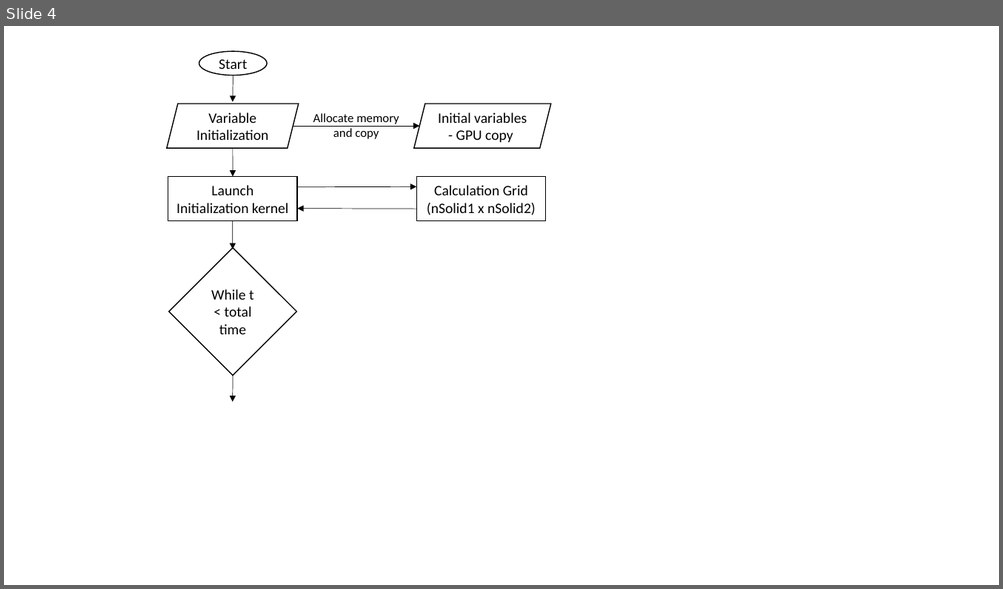
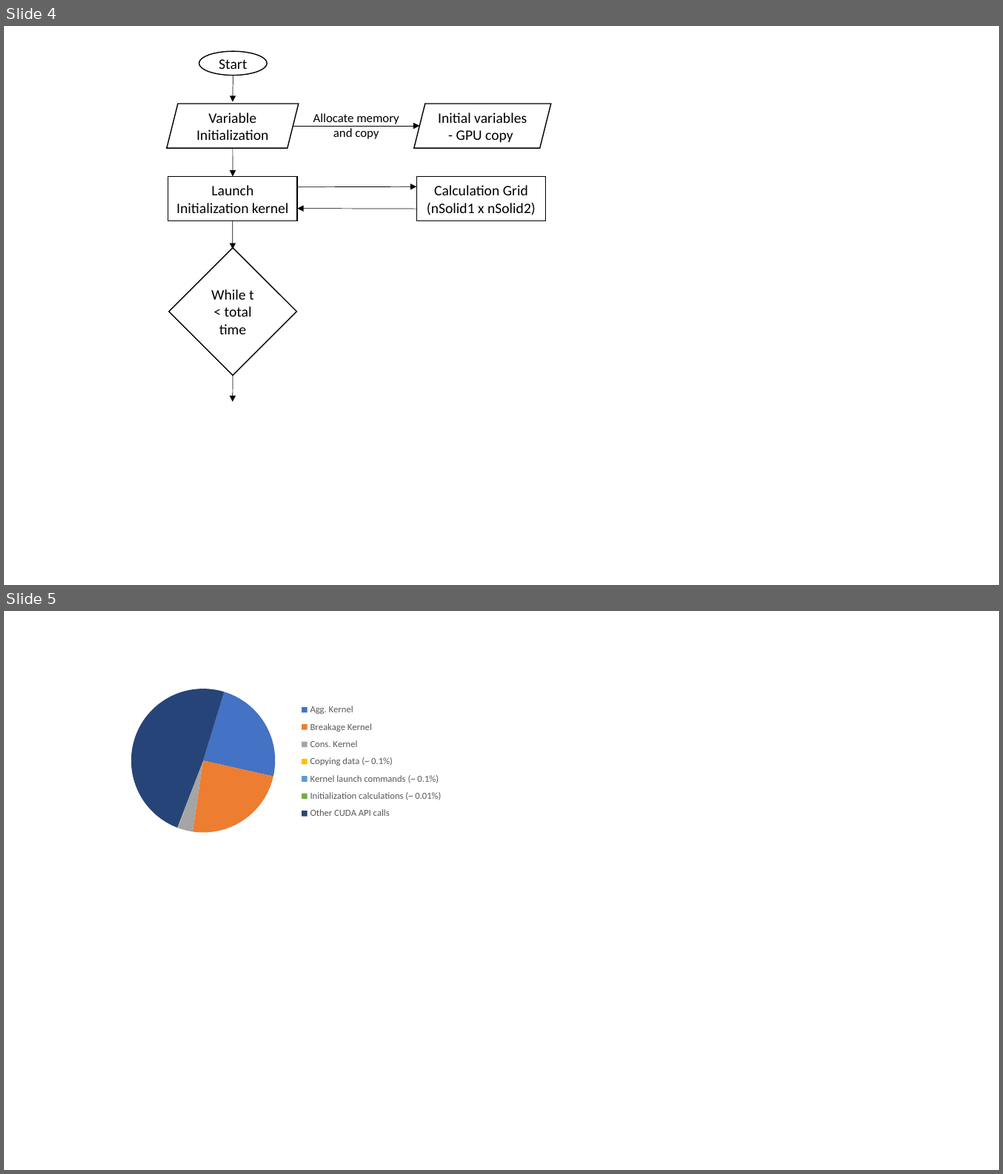
Before and after one commit to ChaiSam/pbmOnGPUs, a slide deck: paper/Figures/All GPU PBM diagrams.pptx. Shown one above the other, each under a label of ours: slide 4 before the commit, slides 4 and 5 after it. The pictures are 1003x589 and 1003x1174 pixels, drawn with LibreOffice and Linux fonts; fonts in the diff are those of the drawing. Boxes give left, top, right and bottom in pixels: in the first picture for what was removed or moved away, otherwise in the second. Text is boxed around its words. In the diff, an @@ line names an element or a change of style, - is before the commit and + after.

```diff
--- a/paper/Figures/All GPU PBM diagrams.pptx
+++ b/paper/Figures/All GPU PBM diagrams.pptx
@@ slide 5 added at (4, 611, 999, 1170), background #FFFFFF @@
@@ pie chart added at (99, 658, 495, 882) @@
+categories: Agg. Kernel, Breakage Kernel, Cons. Kernel, Copying data (~ 0.1%), Kernel launch commands (~ 0.1%), Initialization calculations (~ 0.01%), Other CUDA API calls
+Series 1: 24, 24, 3, 0, 0, 0, 49
```
Also in this commit, not shown: 1 other slide added, 5 other files.
